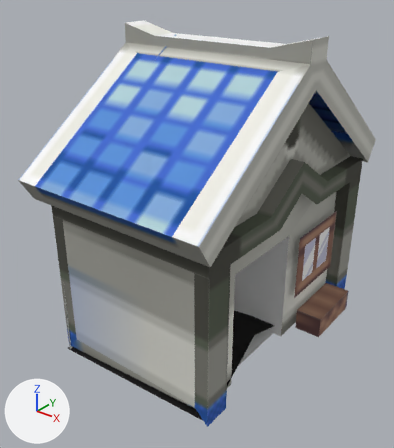
Two versions of the OBJ model models/CianwoodCityHouse/CianwoodCityHouse.obj, one commit apart.
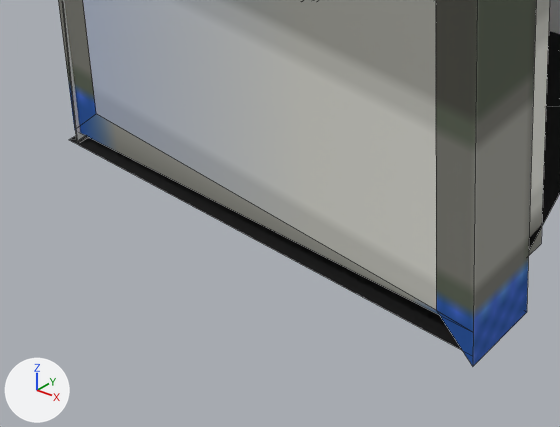
Old and new are each drawn whole from a 50 mm lens placed at (66.5, -92.3, 80.1), pointed at (-0.8, -8.2, 28.0) and again close up on the part from 11% to 60% of the width and 67% to 100% of the height. The axes (+X, +Y, +Z) are drawn at lower left. The lights are the same throughout. The close-ups show mesh edges as thin lines. Where no turn or scale is listed for an object, it has been applied to the vertices. Vertices at the same position are counted once.

Names of what the first close-up shows: 'CianwoodCityHouse', 'Cube_Cube.001'.
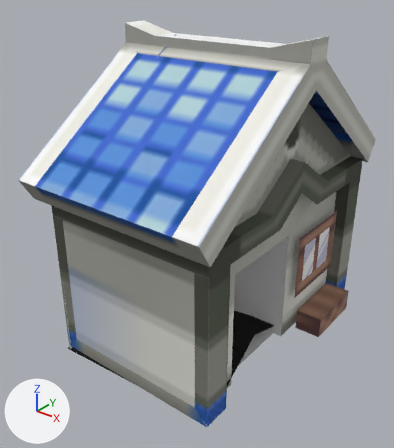
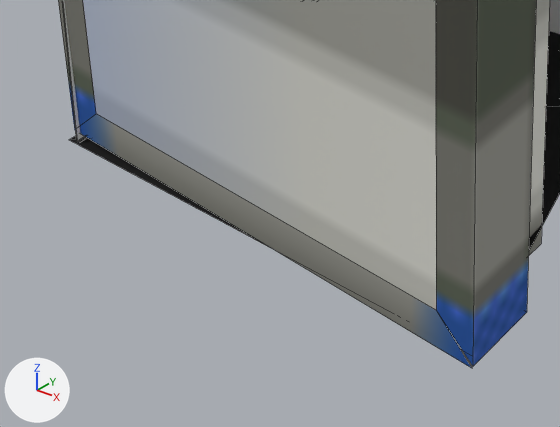
The newer file is also turned or shifted as a whole; pictures and numbers use the older file's frame.

Boxes [x1, y1, x2, y2] around the edits, measured in the close-ups (560 x 427 px; the box of a moved part takes in the faces that stretch with it):
'CianwoodCityHouse', reshaped: before [58, 0, 560, 366]; after [58, 0, 560, 368]
part 1 of me_cianwoodcityhouse, moved or reshaped: before [79, 114, 467, 329]; after [79, 114, 471, 368]

The change, as a list of edits to the scene's bpy script:
```text
Change me_cianwoodcityhouse:
    where me_cianwoodcityhouse.from_pydata(...)  # 113 vertices, 88 faces; spans x -22.5..24.8, y -37.1..31.4, z 1.0..68.0
    used by ob_cianwoodcityhouse; location = (0.0, 0.0, 0.0)
    me_cianwoodcityhouse part 1
    me_cianwoodcityhouse.vertices[104].co: (21.2, -32.6, 5.0) -> (21.2, -32.7, 2.0)  # pixel (473, 332) -> pixel (472, 368)
```
